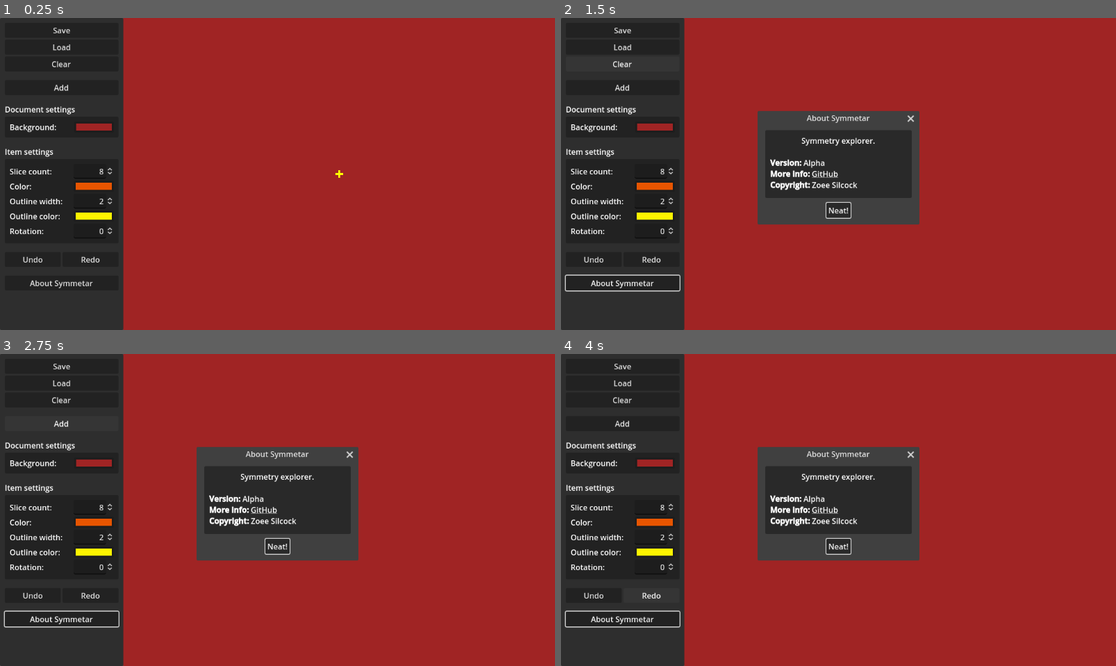
Above: before the commit, frames 1-4 (two rows, left to right).
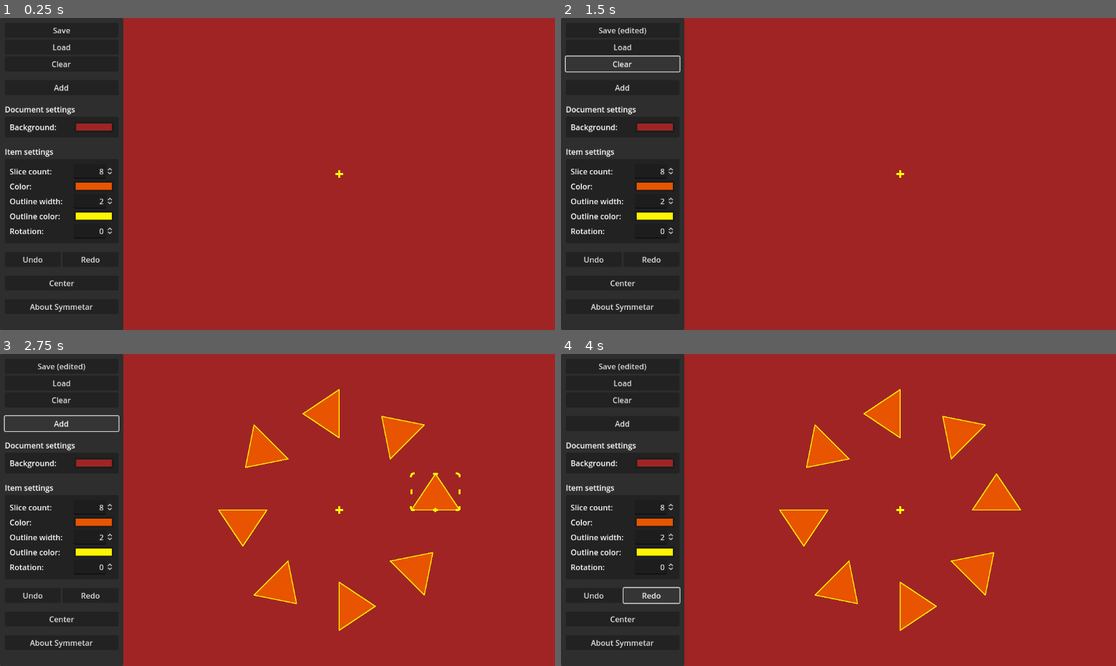
Above: after the commit, the same moments.

Repository: zoeesilcock/symmetar
Game: Godot game, scene res://Main.tscn
Same seed, same stepped clock (60 frames per second), same inputs: the game is played once before the commit and once after it.
Inputs (mouse positions are in pixels of both pictures, inside the frame that each line leads up to):
- Up to frame 1 (0.25 s): no input
- Up to frame 2 (1.5 s): click (622, 283) at 0.5 s, where only the run after the commit has a clickable "Center"; click "Clear" at 1.25 s
- Up to frame 3 (2.75 s): click "Add" at 2 s
- Up to frame 4 (4 s): click "Undo" at 2.75 s; click "Redo" at 3.5 s

The runs differ from the first frame. In frame 1, 0.2% of the frame differs, in the area x 5-17%, y 83-95%; in frame 2, 11%; in frame 3, 15%, in the area x 0-83%, y 3-95%; in frame 4, 15%.

Commit message:
Add a button to center the camera

Diff:
--- a/UI/UI.gd
+++ b/UI/UI.gd
@@ -247,6 +247,9 @@
 	world.undo_manager.redo()
 	_update_edit_form()
 
+func _on_center_button_pressed() -> void:
+	world.main_camera.reset_to_center()
+
 func _on_about_button_pressed() -> void:
 	about_dialog.show()
 #endregion
--- a/UI/UI.tscn
+++ b/UI/UI.tscn
@@ -191,6 +191,14 @@
 custom_minimum_size = Vector2(0, 10)
 layout_mode = 2
 
+[node name="CenterButton" type="Button" parent="Panel/MarginContainer/VBoxContainer"]
+layout_mode = 2
+text = "Center	"
+
+[node name="Space6" type="Control" parent="Panel/MarginContainer/VBoxContainer"]
+custom_minimum_size = Vector2(0, 10)
+layout_mode = 2
+
 [node name="AboutButton" type="Button" parent="Panel/MarginContainer/VBoxContainer"]
 layout_mode = 2
 text = "About Symmetar"
@@ -212,5 +220,6 @@
 [connection signal="value_changed" from="Panel/MarginContainer/VBoxContainer/EditItemContainer/MarginContainer/GridContainer/RotationInput" to="." method="_on_slice_rotation_changed"]
 [connection signal="pressed" from="Panel/MarginContainer/VBoxContainer/UndoContainer/UndoButton" to="." method="_on_undo_button_pressed"]
 [connection signal="pressed" from="Panel/MarginContainer/VBoxContainer/UndoContainer/RedoButton" to="." method="_on_redo_button_pressed"]
+[connection signal="pressed" from="Panel/MarginContainer/VBoxContainer/CenterButton" to="." method="_on_center_button_pressed"]
 [connection signal="pressed" from="Panel/MarginContainer/VBoxContainer/AboutButton" to="." method="_on_about_button_pressed"]
 [connection signal="file_selected" from="FileDialog" to="." method="_on_file_selected"]
--- a/World/MainCamera.gd
+++ b/World/MainCamera.gd
@@ -5,6 +5,9 @@
 var is_panning : bool
 var panning_start_camera_position : Vector2
 var panning_start_mouse_position : Vector2
+
+func reset_to_center() -> void:
+	position = Vector2.ZERO
 
 func _unhandled_input(event : InputEvent) -> void:
 	if event is InputEventMouseButton:
--- a/World/World.gd
+++ b/World/World.gd
@@ -4,3 +4,4 @@
 # References
 @export var document : Document
 @export var undo_manager : UndoManager
+@export var main_camera : MainCamera
--- a/World/World.tscn
+++ b/World/World.tscn
@@ -7,7 +7,7 @@
 [ext_resource type="Resource" uid="uid://chkr4prm0pu47" path="res://UI/UIState.tres" id="4_r6cmr"]
 [ext_resource type="PackedScene" uid="uid://bkihrohu0hh6e" path="res://Document/Document.tscn" id="5_uwskq"]
 
-[node name="SubViewportContainer" type="SubViewportContainer" node_paths=PackedStringArray("document", "undo_manager")]
+[node name="SubViewportContainer" type="SubViewportContainer" node_paths=PackedStringArray("document", "undo_manager", "main_camera")]
 anchors_preset = 15
 anchor_right = 1.0
 anchor_bottom = 1.0
@@ -17,6 +17,7 @@
 script = ExtResource("1_hfrd5")
 document = NodePath("SubViewport/Document")
 undo_manager = NodePath("SubViewport/UndoManager")
+main_camera = NodePath("SubViewport/Camera2D")
 metadata/_edit_use_anchors_ = true
 
 [node name="SubViewport" type="SubViewport" parent="."]
